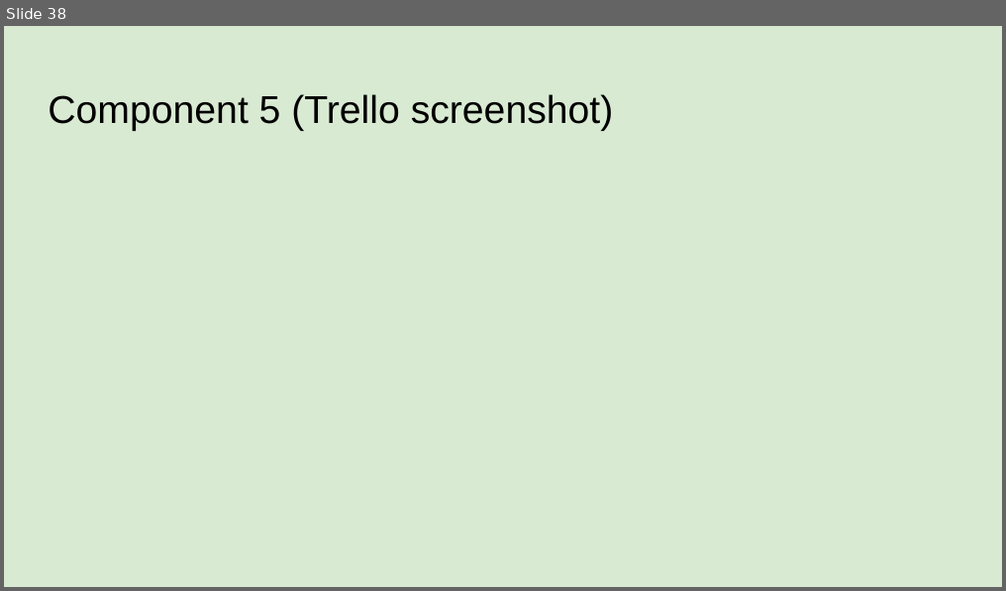
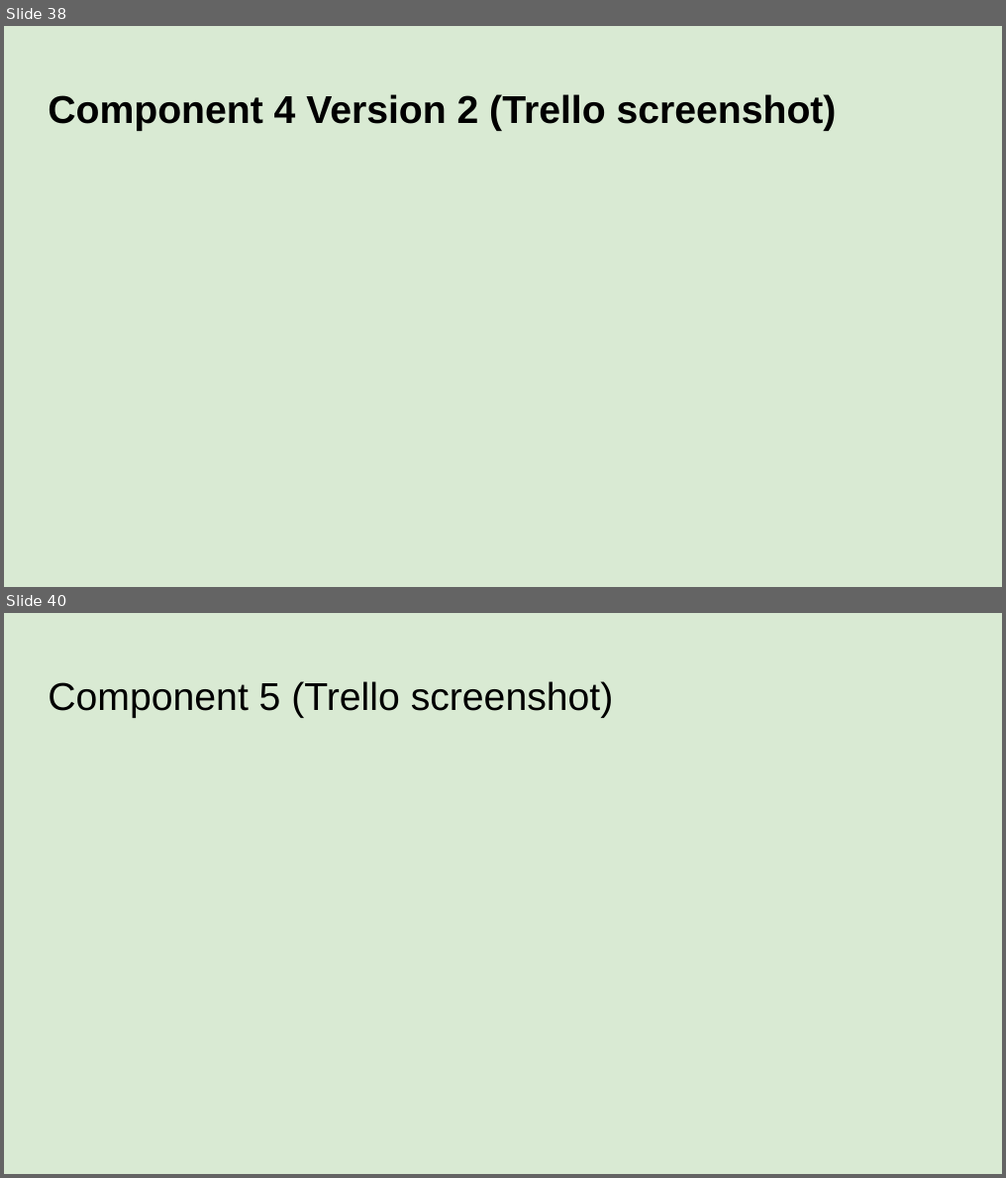
Before and after one commit to danettp/ds_nuts_bot, a slide deck: Danett Pepito - 000_91896 _ 91897 Documentation - 2150400 (Git).pptx. Shown one above the other, each under a label of ours: slide 38 before the commit, slides 38 and 40 after it; the slides between them are not shown. The pictures are 1006x591 and 1006x1178 pixels, drawn with LibreOffice and Linux fonts; fonts in the diff are those of the drawing; background and template pictures are left out. Boxes give left, top, right and bottom in pixels: in the first picture for what was removed or moved away, otherwise in the second. Text is boxed around its words. In the diff, an @@ line names an element or a change of style, - is before the commit and + after.

```diff
--- a/Danett Pepito - 000_91896 _ 91897 Documentation - 2150400 (Git).pptx
+++ b/Danett Pepito - 000_91896 _ 91897 Documentation - 2150400 (Git).pptx
@@ slide 38 added at (4,26,1002,587), background picture (left out) @@
@@ title added at (48,94,837,131), 28 pt, text #000000, bold @@
+Component 4 Version 2 (Trello screenshot)
@@ what was slide 38 is now slide 40 @@
```
Also in this commit, not shown: 1 slide changed, 1 other slide added, 1 other file.
